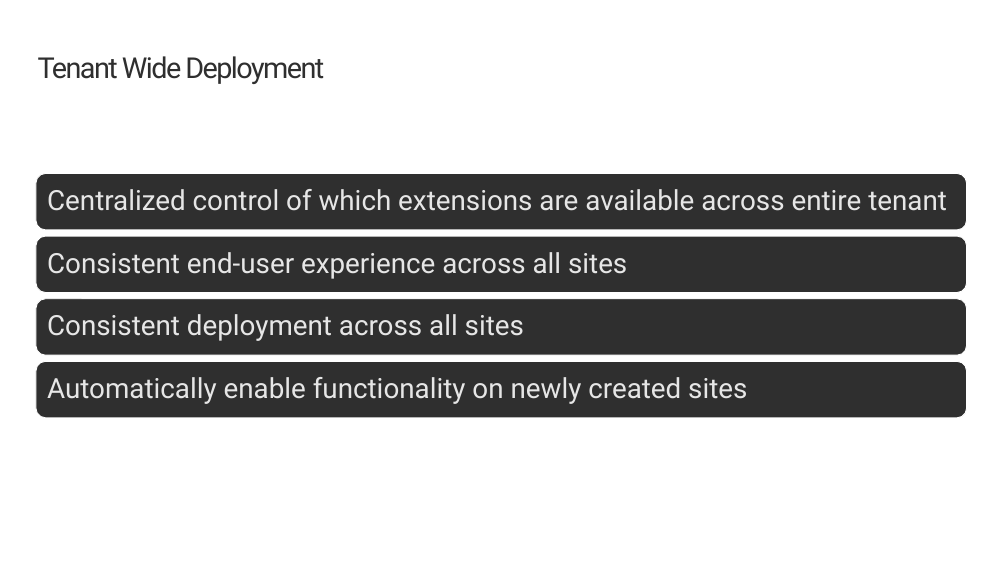
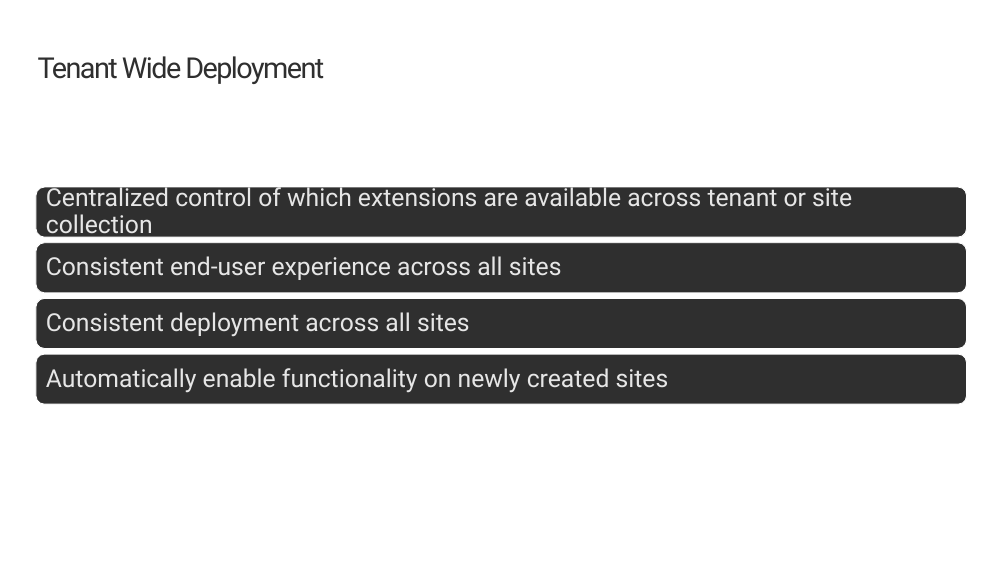
Before and after one commit to SharePoint/sp-dev-training-spfx-extensions, a slide deck: slide 10 of 01 into+appcustomizer.pptx. Drawn at 1008x567 pixels with LibreOffice and Linux fonts; fonts in the diff are those of the drawing; background and template pictures are left out. Boxes give left, top, right and bottom in pixels: in the first picture for what was removed or moved away, otherwise in the second. Text is boxed around its words. In the diff, an @@ line names an element or a change of style, - is before the commit and + after.

```diff
--- a/01 into+appcustomizer.pptx
+++ b/01 into+appcustomizer.pptx
@@ rounded rectangle resized from (x1=36, y1=173, x2=967, y2=230) to (x1=36, y1=187, x2=967, y2=237) @@
@@ text at (x1=46, y1=184, x2=852, y2=240): text changed; size 27 to 24 pt @@
-Centralized control of which extensions are available across entire tenant
+Centralized control of which extensions are available across tenant or site collection
@@ rounded rectangle resized from (x1=36, y1=236, x2=967, y2=293) to (x1=36, y1=242, x2=967, y2=293) @@
@@ rounded rectangle resized from (x1=36, y1=299, x2=967, y2=355) to (x1=36, y1=299, x2=967, y2=349) @@
@@ rounded rectangle resized from (x1=36, y1=362, x2=967, y2=418) to (x1=36, y1=354, x2=967, y2=405) @@
@@ size 27 to 24 pt; less space between paragraphs in 3 elements at (x1=46, y1=256, x2=562, y2=280), (x1=46, y1=312, x2=470, y2=336), (x1=46, y1=368, x2=669, y2=392) @@
@@ text "Automatically enable functionality on newly ..." moved from (x1=47, y1=377, x2=747, y2=404) to (x1=46, y1=368, x2=669, y2=392) @@
```
Also in this commit, not shown: 3 other slides changed, 1 slide added, 25 other files.
